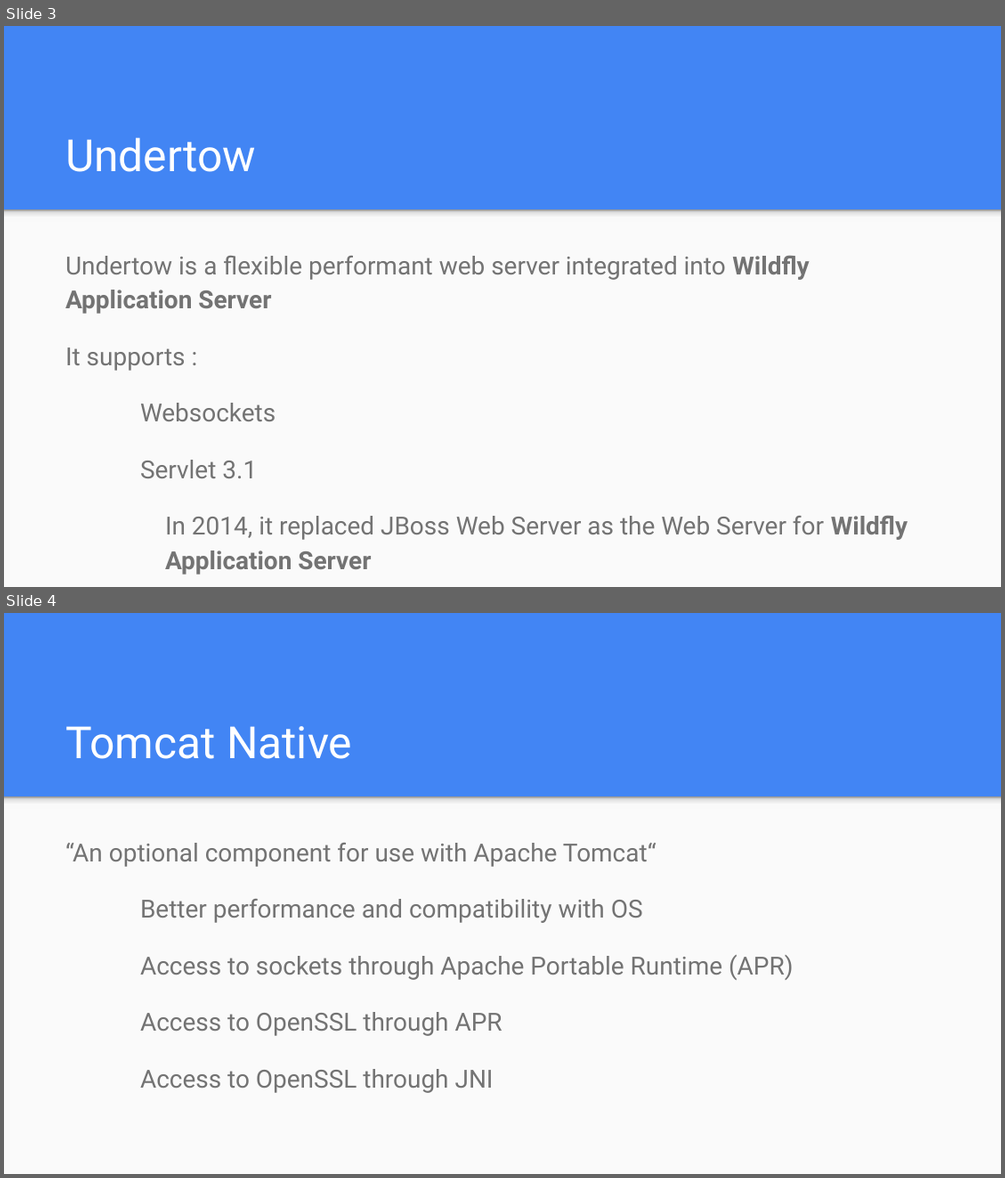
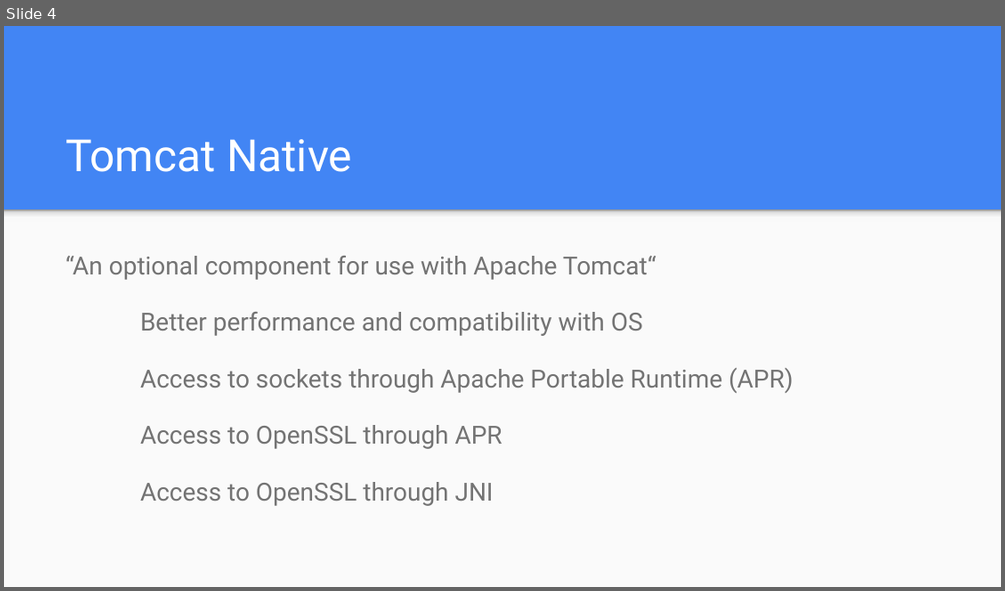
Before and after one commit to jocelynthode/tomcat-native2-doc, a slide deck: initial_presentation.pptx. Shown one above the other, each under a label of ours: slides 3 and 4 before the commit, slide 4 after it. The pictures are 1005x1178 and 1005x591 pixels, drawn with LibreOffice and Linux fonts; fonts in the diff are those of the drawing. Boxes give left, top, right and bottom in pixels: in the first picture for what was removed or moved away, otherwise in the second. Text is boxed around its words. In the diff, an @@ line names an element or a change of style, - is before the commit and + after.

```diff
--- a/initial_presentation.pptx
+++ b/initial_presentation.pptx
@@ slide 3 removed at [4, 26, 1001, 587], background #4285F4; not listed: 2 template elements that a slide beside it also shows @@
@@ title removed at [65, 137, 256, 172] @@
-Undertow
@@ text removed at [65, 256, 907, 540] @@
-Undertow is a flexible performant web server integrated into Wildfly Application Server
-It supports :
-Websockets
-Servlet 3.1
-In 2014, it replaced JBoss Web Server as the Web Server for Wildfly Application Server
```
Also in this commit, not shown: 3 slides changed, 5 slides added, 2 other slides removed, 1 other file.
